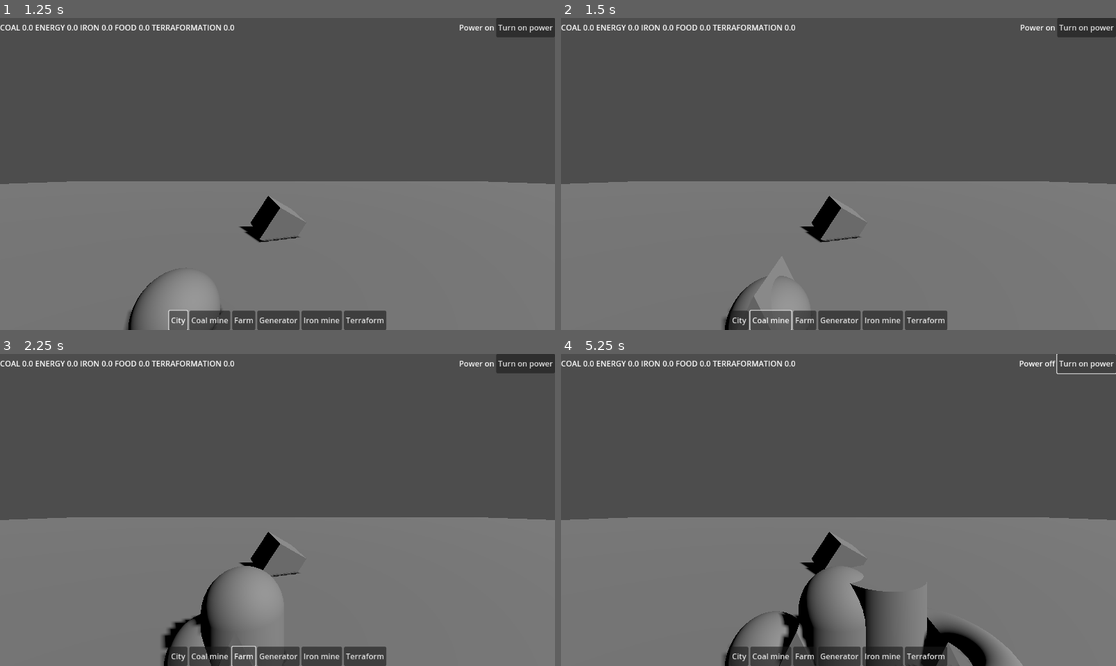
Above: before the commit, frames 1-4 (two rows, left to right).
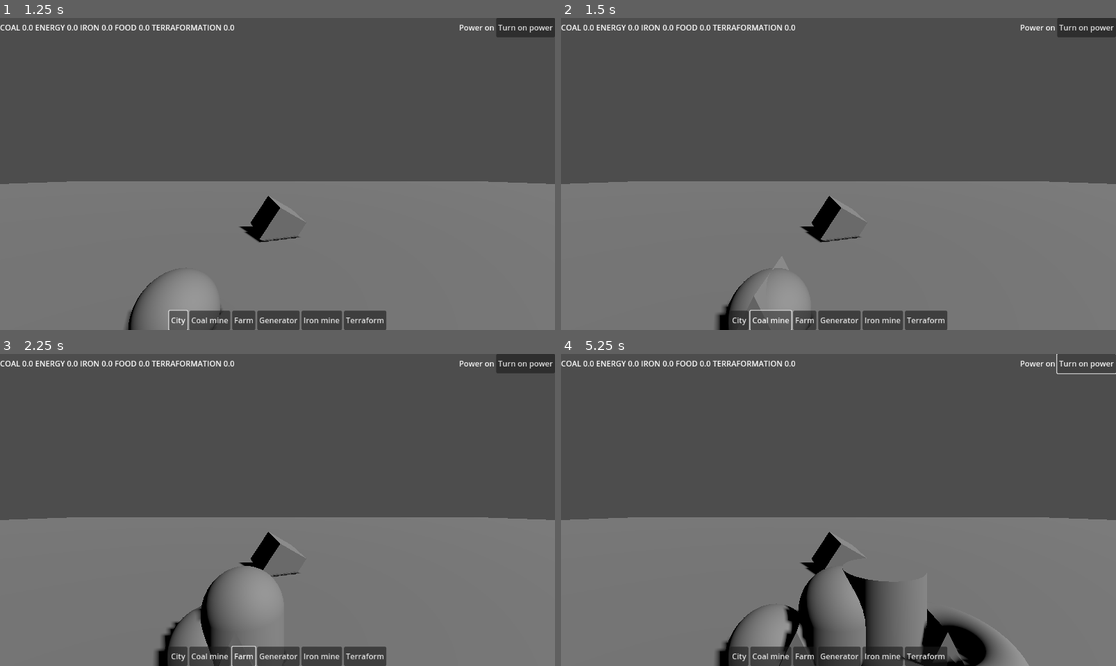
Above: after the commit, the same moments.

Repository: Kaszana102/GGJ2025
Game: Godot game, scene res://Sandbox/Lenetis/structure_placer_test.tscn
The game is run twice, just before and just after one commit, with the same random seed, the same clock (stepped at 60 frames per second) and the same inputs. The project has no main scene, so this scene is started directly.
Inputs:
- Up to frame 1 (1.25 s): click "City" at 0.5 s
- Up to frame 2 (1.5 s): click "Coal mine" at 1.25 s
- Up to frame 3 (2.25 s): click "Farm" at 2 s
- Up to frame 4 (5.25 s): click "Generator" at 2.75 s; click "Iron mine" at 3.5 s; click "Terraform" at 4.25 s; click "Turn on power" at 5 s

Frame 1 is identical in both runs. In frame 2, 0.3% of the frame differs, in the area x 27-46%, y 80-100%; in frame 3, 0.4%; in frame 4, 1.8%, in the area x 27-90%, y 2-100%.

Commit message:
first try

Diff:
--- /dev/null
+++ b/ggj2025/Code/Ore/ore.gd
@@ -0,0 +1,17 @@
+class_name Ore
+
+extends Node3D
+
+enum type {IRON, COAL}
+
+@export var total_amount: float = 100
+@export var ore_type: type = type.COAL
+
+func mine(amount: float) -> float :
+	if(total_amount>=amount):
+		total_amount -= amount
+		return amount
+	else:
+		var temp = total_amount
+		total_amount = 0
+		return temp
--- a/ggj2025/Code/game_manager.gd
+++ b/ggj2025/Code/game_manager.gd
@@ -10,6 +10,10 @@
 ## list of all non generating power structures
 var power_generators: Array[Structure]
 var cities: Array[City]
+## dictionary of available ore deposits on the map
+## key: ore type
+## value: array of deposits of that type
+var ore_deposits: Dictionary={}
 
 var _blackout : bool = false
 
@@ -18,6 +22,8 @@
 func _init() -> void:
 	for type in Resources.type.values():
 		resources[type] = 0
+	for type in Ore.type.values():
+		ore_deposits[type] = []
 
 # Called when the node enters the scene tree for the first time.
 func _ready() -> void:
@@ -87,6 +93,21 @@
 func can_place_structure(ghost_pos: Vector3, min_radius:float, max_radius:float)->bool:
 	for city in cities:
 		var distance := city.position.distance_to(ghost_pos)
-		if  distance < min_radius or   max_radius<distance:
-			return false
-	return true
+		if   min_radius <= distance and distance <=  max_radius:
+			return true
+	return false
+
+
+func is_point_on_ore(point:Vector3, ore_type: Ore.type)->bool:
+	for deposit in ore_deposits.get(ore_type):
+		var distance = deposit.position.distance_to(point)
+		if distance <= 1:
+			return true
+	return false
+
+func get_ore_deposit(point:Vector3, ore_type: Ore.type)->Ore:
+	for deposit in ore_deposits.get(ore_type):
+		var distance = deposit.position.distance_to(point)
+		if distance <= 1:
+			return deposit
+	return null
--- /dev/null
+++ b/ggj2025/Code/structures/deposit_requirement.gd
@@ -0,0 +1,5 @@
+class_name DepositRequirement
+
+extends Resource
+
+@export var type : Ore.type
--- /dev/null
+++ b/ggj2025/Code/structures/miner.gd
@@ -0,0 +1,16 @@
+extends Structure
+
+
+## produces resource in given delta time
+## doesn consume energy, as it is calculated in gamemanager already
+func produce(delta: float):
+	if produced_resource_amount == 0:
+		return 0
+
+
+
+	var produced_amount = ore_deposit.mine(produced_resource_amount * delta)
+	GameManager.add_resource(
+		produced_resource_type,
+		produced_amount
+	)
--- a/ggj2025/Code/structures/structure.gd
+++ b/ggj2025/Code/structures/structure.gd
@@ -12,6 +12,8 @@
 ## amount per second
 @export var produced_resource_amount : float
 @export var production_requirement : ResourceRequirement
+
+var ore_deposit: Ore
 
 # Called when the node enters the scene tree for the first time.
 func _ready() -> void:
@@ -48,4 +50,3 @@
 		produced_resource_type,
 		produced_amount
 	)
-	return produced_amount
--- a/ggj2025/Code/structures/structure_ghost.gd
+++ b/ggj2025/Code/structures/structure_ghost.gd
@@ -9,23 +9,27 @@
 @export var structure: PackedScene
 @export var min_radius : float = 1
 @export var max_radius : float = 5
+@export var needed_deposit_ore : DepositRequirement
 
 func can_place() -> bool:
 	var can := GameManager.can_place_structure(position, min_radius,max_radius)
+	if needed_deposit_ore != null:
+		can = can or GameManager.is_point_on_ore(position, needed_deposit_ore.type)
+
 	if can:
 		pass
 	else:
 		pass
 	return can
 
-func place() -> bool:
+func place() -> Structure:
 	if not can_place():
-		return false
+		return null
 
 	var placed_structure = structure.instantiate()
 	placed_structure.transform = global_transform
 	get_tree().get_root().add_child(placed_structure)
-	return true
+	return placed_structure
 
 # Called when the node enters the scene tree for the first time.
 func _ready() -> void:
--- a/ggj2025/Code/structures/structure_placer.gd
+++ b/ggj2025/Code/structures/structure_placer.gd
@@ -19,8 +19,13 @@
 
 func place_structure() -> void:
 	if has_structure_ghost():
-		var success = self._structure_ghost.place()
-		if success:
+		var placed_structure = self._structure_ghost.place()
+		if placed_structure != null:
+			if _structure_ghost.needed_deposit_ore != null:
+				placed_structure.ore_deposit = (
+					GameManager.get_ore_deposit(
+						placed_structure.position,
+						_structure_ghost.needed_deposit_ore.type))
 			self.clear_structure_ghost()
 
 func has_structure_ghost() -> bool:
--- /dev/null
+++ b/ggj2025/Sandbox/Kuba/MineTest.tscn
@@ -0,0 +1,62 @@
+[gd_scene load_steps=10 format=3 uid="uid://bcsep5kom5ro"]
+
+[ext_resource type="Script" path="res://Code/Camera/camera_raycast.gd" id="1_dxwvk"]
+[ext_resource type="Script" path="res://Code/UI/test_ui.gd" id="2_6w1um"]
+[ext_resource type="PackedScene" uid="uid://dnrlyjun6im18" path="res://Prefabs/Structures/test_structure_ghost.tscn" id="3_vnv8l"]
+[ext_resource type="Script" path="res://Code/structures/structure_placer.gd" id="4_1wdk5"]
+[ext_resource type="Script" path="res://Code/structures/city.gd" id="5_g2c35"]
+[ext_resource type="Script" path="res://Code/Ore/ore.gd" id="6_t30ur"]
+
+[sub_resource type="BoxMesh" id="BoxMesh_vcoa2"]
+
+[sub_resource type="BoxShape3D" id="BoxShape3D_hi264"]
+
+[sub_resource type="SphereMesh" id="SphereMesh_4syor"]
+
+[node name="MineTest" type="Node3D"]
+
+[node name="MeshInstance3D" type="MeshInstance3D" parent="."]
+transform = Transform3D(100, 0, 0, 0, 0.1, 0, 0, 0, 100, 0, 0, 0)
+mesh = SubResource("BoxMesh_vcoa2")
+
+[node name="Area3D" type="Area3D" parent="MeshInstance3D"]
+
+[node name="CollisionShape3D" type="CollisionShape3D" parent="MeshInstance3D/Area3D"]
+shape = SubResource("BoxShape3D_hi264")
+
+[node name="MeshInstance3D2" type="MeshInstance3D" parent="."]
+transform = Transform3D(0.756385, 0.547866, 0.357386, -0.5, 0.836516, -0.224144, -0.42176, -0.00915377, 0.906661, 0, 0.411957, -6.04737)
+mesh = SubResource("BoxMesh_vcoa2")
+skeleton = NodePath("../MeshInstance3D")
+
+[node name="Area3D" type="Area3D" parent="MeshInstance3D2"]
+
+[node name="CollisionShape3D" type="CollisionShape3D" parent="MeshInstance3D2/Area3D"]
+transform = Transform3D(1, -2.04891e-08, 0, 2.77068e-08, 1, 1.86265e-09, 0, 1.21072e-08, 1, 0, 0, 0)
+shape = SubResource("BoxShape3D_hi264")
+
+[node name="DirectionalLight3D" type="DirectionalLight3D" parent="."]
+transform = Transform3D(0.75, -0.0473671, 0.65974, -0.5, 0.612372, 0.612372, -0.433013, -0.789149, 0.435596, 0, 3, 0)
+shadow_enabled = true
+
+[node name="MeshInstance3D3" type="MeshInstance3D" parent="."]
+mesh = SubResource("SphereMesh_4syor")
+
+[node name="RaycastCamera" type="Camera3D" parent="."]
+transform = Transform3D(1, 0, 0, 0, 1, 0, 0, 0, 1, 0, 1.86, 0)
+script = ExtResource("1_dxwvk")
+
+[node name="TestUI" type="Node" parent="RaycastCamera" node_paths=PackedStringArray("_structure_placer")]
+script = ExtResource("2_6w1um")
+_structure_placer = NodePath("../StructurePlacer")
+_structure_ghost_prefab = ExtResource("3_vnv8l")
+
+[node name="StructurePlacer" type="Node" parent="RaycastCamera" node_paths=PackedStringArray("_camera")]
+script = ExtResource("4_1wdk5")
+_camera = NodePath("..")
+
+[node name="City" type="Node3D" parent="."]
+script = ExtResource("5_g2c35")
+
+[node name="Ore" type="Node3D" parent="."]
+script = ExtResource("6_t30ur")
